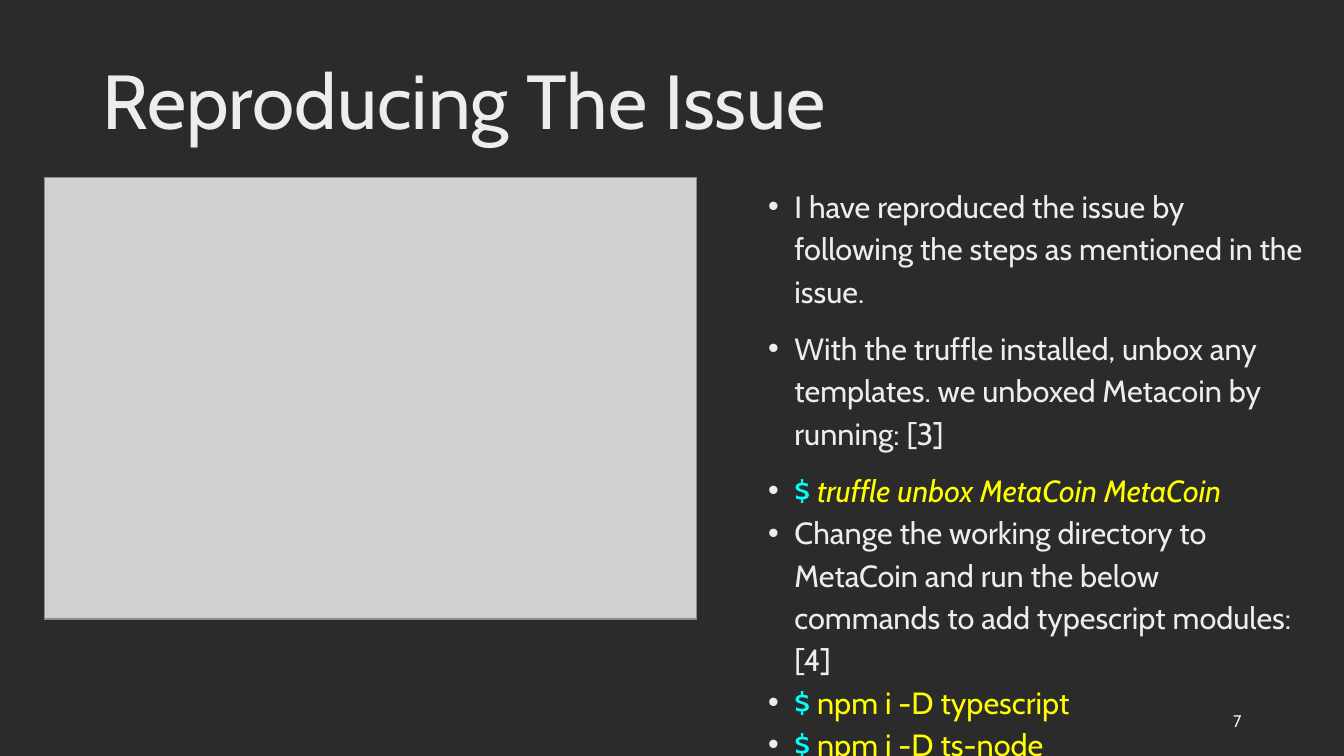
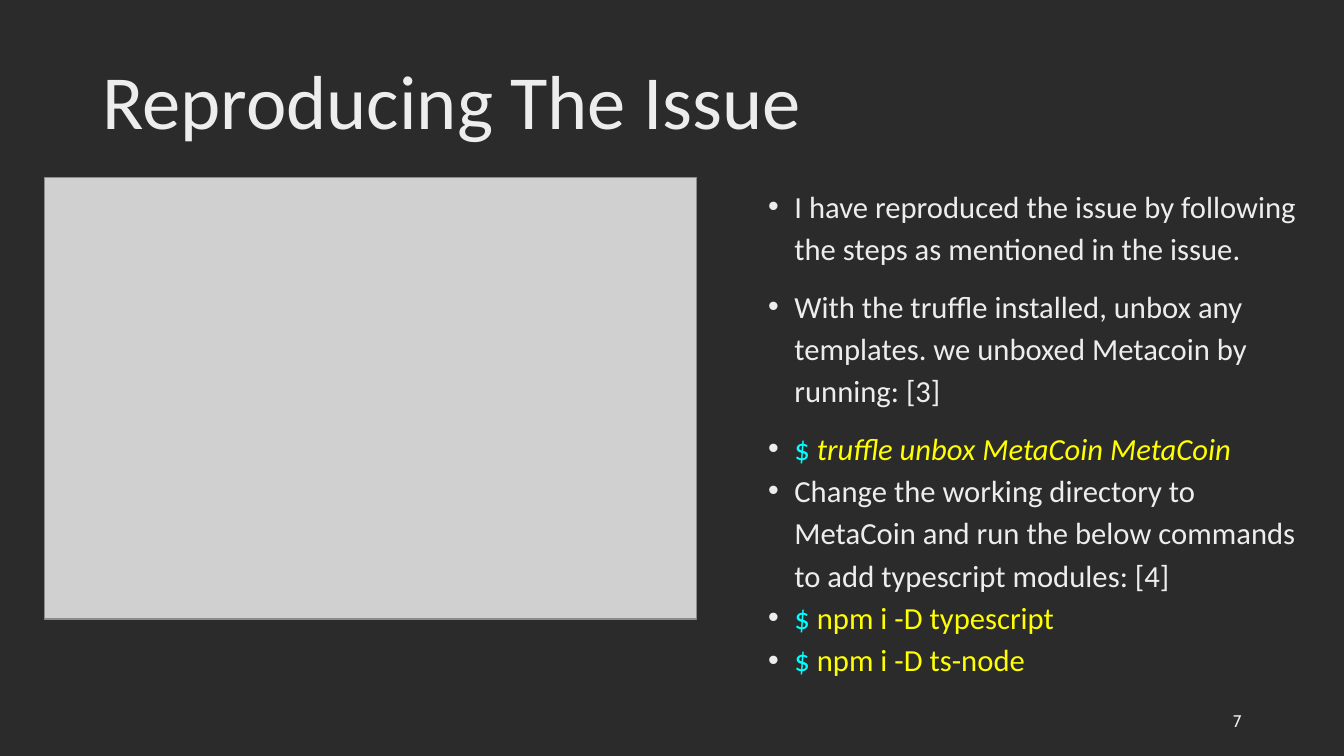
Before and after one commit to saicharan1248/CSE_6324_team_project, a slide deck: slide 7 of Iteration_1/iteration_1.pptx. Drawn at 1344x756 pixels with LibreOffice and Linux fonts; fonts in the diff are those of the drawing; grey boxes stand for pictures; background and template pictures are left out; a plain dark background stands for a picture behind light text. Boxes give left, top, right and bottom in pixels: in the first picture for what was removed or moved away, otherwise in the second. Text is boxed around its words. In the diff, an @@ line names an element or a change of style, - is before the commit and + after.

```diff
--- a/Iteration_1/iteration_1.pptx
+++ b/Iteration_1/iteration_1.pptx
@@ title "Reproducing The Issue" at (102, 76, 800, 142): font Cabin to Calibri @@
@@ text "I have reproduced the issue ..." at (794, 196, 1295, 676): font Cabin to Calibri @@
```
Also in this commit, not shown: 13 other slides changed.
